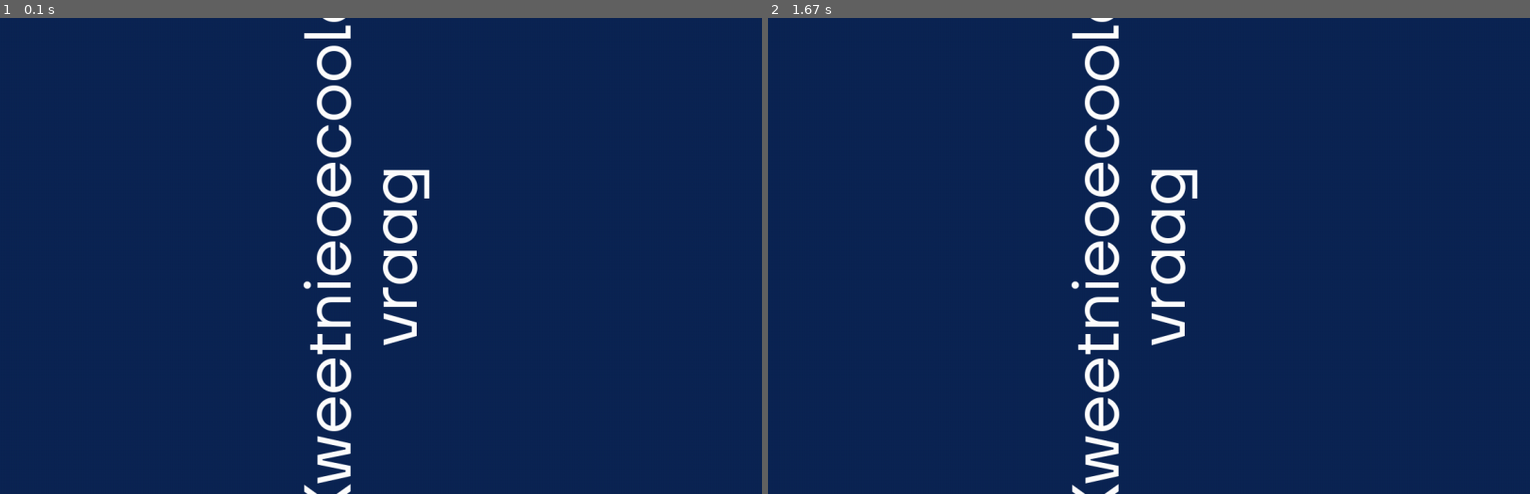
Above: before the commit, frames 1-2 (left to right).
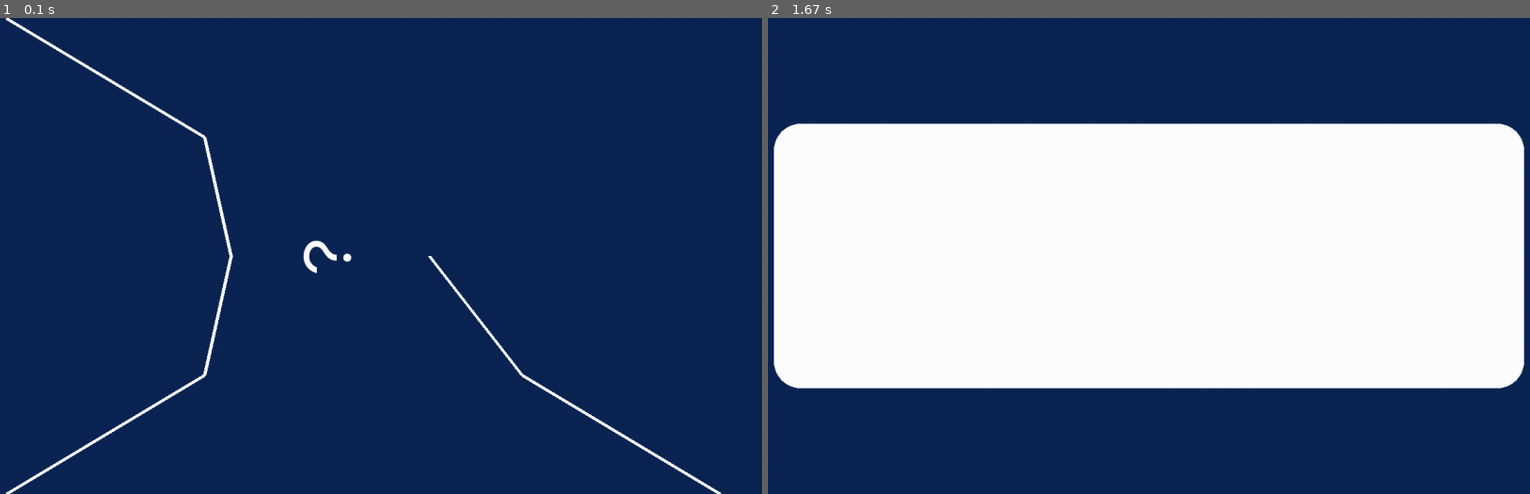
Above: after the commit, the same moments.

Repository: basbaccarne/comon_expo
Game: pygame game, started from tests/init.py
Two runs of this game, one before a commit and one after it. Both use one fixed random seed, a clock stepped at 60 frames per second and the inputs below.
Inputs:
- Up to frame 1 (0.1 s): no input
- Up to frame 2 (1.67 s): tap Space at 0.33, 0.67, 1.1 s

The runs differ from the first frame. In frame 1, 4.0% of the frame differs, in the area x 0-95%, y 0-100%; in frame 2, 54%, in the area x 0-100%, y 0-100%.

Commit message:
Add state management and drawing functions to init.py

Diff:
--- a/tests/init.py
+++ b/tests/init.py
@@ -1,6 +1,7 @@
 # This script ...
 
 import pygame
+import random
 import time
 from pathlib import Path
 
@@ -18,6 +19,7 @@
 # DESIGN
 WHITE = (255, 255, 255)
 BG_COLOR = (12, 37, 84)
+LINE_COLOR = (200, 100, 50)
 FONT = pygame.font.Font(FONT_PATH, 100)
 pygame.mouse.set_visible(False)
 
@@ -27,6 +29,9 @@
 SCREEN_HEIGHT = screen_info.current_h
 
 # GLOBAL VARIABLES
+state = "question"
+old_state = state
+
 
 # Set up the display
 screen = pygame.display.set_mode((SCREEN_WIDTH, SCREEN_HEIGHT),
@@ -34,10 +39,10 @@
                                   vsync=1)
 pygame.display.set_caption("Comon Expo Interface")
 
-# Precalculations & preload
+# Functions
 def mainQuestion():
-    line1 = FONT.render("Kweetnieoecoole", True, WHITE)
-    line2 = FONT.render("vraag", True, WHITE)
+    line1 = FONT.render("?", True, WHITE)
+    line2 = FONT.render(" ", True, WHITE)
     rotated_line1 = pygame.transform.rotate(line1, 90)
     rotated_line2 = pygame.transform.rotate(line2, 90)
     line1_rect = rotated_line1.get_rect(center=(SCREEN_WIDTH // 2 - 50, SCREEN_HEIGHT // 2))
@@ -47,10 +52,19 @@
     screen.blit(rotated_line1, line1_rect)
     screen.blit(rotated_line2, line2_rect)
 
-    pygame.display.flip()
+def drawLine(point1, point2, point3):
+    pygame.draw.line(screen, WHITE, point1, point2, 5)
+    pygame.draw.line(screen, WHITE, point2, point3, 5)
 
 
+# Preload
 mainQuestion()
+drawLine((100,0),(400,SCREEN_HEIGHT//4),(SCREEN_WIDTH//2-200,SCREEN_HEIGHT//2))
+drawLine((100,SCREEN_HEIGHT),(400,SCREEN_HEIGHT-SCREEN_HEIGHT//4),(SCREEN_WIDTH//2-200,SCREEN_HEIGHT//2))
+drawLine((SCREEN_WIDTH-100,SCREEN_HEIGHT),(SCREEN_WIDTH-400,SCREEN_HEIGHT-SCREEN_HEIGHT//4),(SCREEN_WIDTH//2+100,SCREEN_HEIGHT//2))
+
+pygame.display.flip()
+
 
 # Animation loop
 clock = pygame.time.Clock()
@@ -61,6 +75,36 @@
         if event.type == pygame.QUIT or (event.type == pygame.KEYDOWN and event.key == pygame.K_ESCAPE):
             running = False
 
+        # state swicher
+        if event.type == pygame.KEYDOWN and event.key == pygame.K_SPACE:
+            state = "response" if state == "question" else "question"
+            print(f"State: {state}")
+            if state == "question":
+                mainQuestion()
+                drawLine((100,0),(400,SCREEN_HEIGHT//4),(SCREEN_WIDTH//2-200,SCREEN_HEIGHT//2))
+                drawLine((100,SCREEN_HEIGHT),(400,SCREEN_HEIGHT-SCREEN_HEIGHT//4),(SCREEN_WIDTH//2-200,SCREEN_HEIGHT//2))
+                drawLine((SCREEN_WIDTH-100,SCREEN_HEIGHT),(SCREEN_WIDTH-400,SCREEN_HEIGHT-SCREEN_HEIGHT//4),(SCREEN_WIDTH//2+100,SCREEN_HEIGHT//2))
+
+                pygame.display.flip()
+
+            elif state == "response":
+                screen.fill(BG_COLOR)
+
+                rect_agree = pygame.Rect(0, 0, 500, 400)
+                rect_agree.center = (SCREEN_WIDTH // 1.3 , SCREEN_HEIGHT // 2)
+
+                rect_disagree = pygame.Rect(0, 0, 450, 400)
+                rect_disagree.center = (SCREEN_WIDTH //2 , SCREEN_HEIGHT // 2)
+
+                rect_noopinion = pygame.Rect(0, 0, 600, 400)
+                rect_noopinion.center = (400 , SCREEN_HEIGHT // 2)
+
+                pygame.draw.rect(screen, WHITE, rect_agree, border_radius=40)
+                pygame.draw.rect(screen, WHITE, rect_disagree, border_radius=40)
+                pygame.draw.rect(screen, WHITE, rect_noopinion, border_radius=40)
+                pygame.display.flip()
+
+
     # Do stuff
 
     # Limit the frame rate
